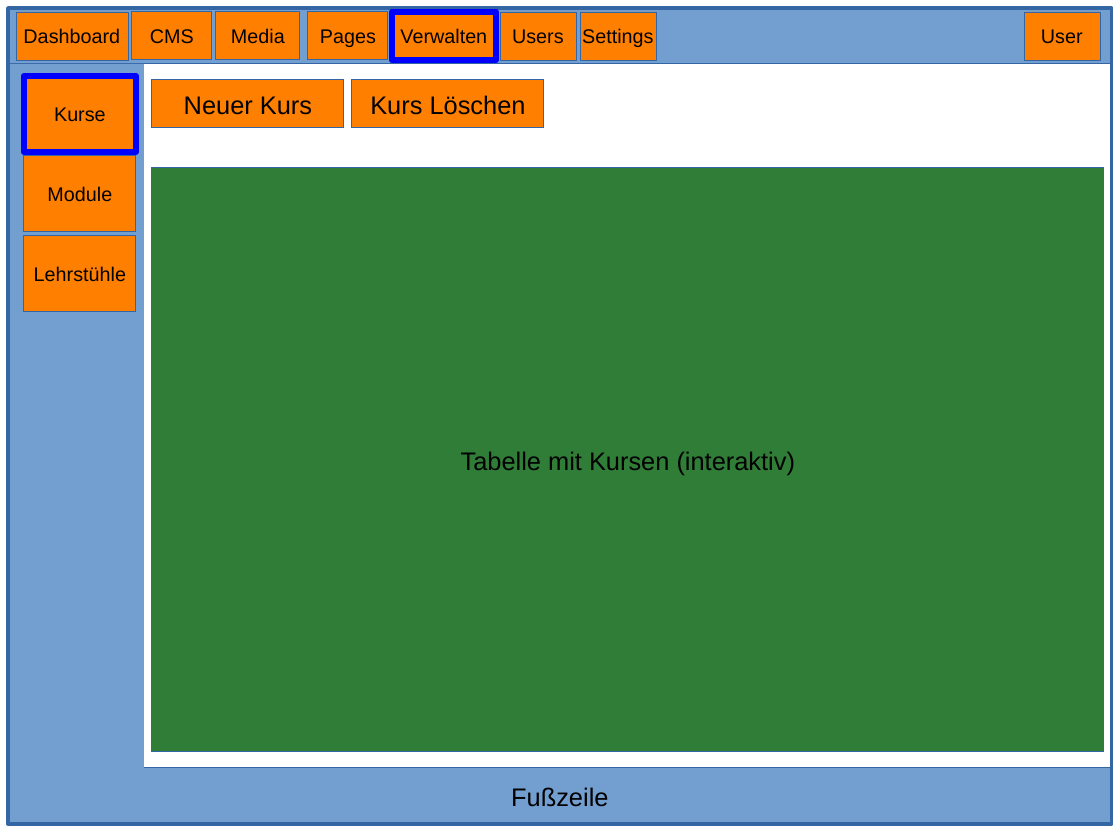
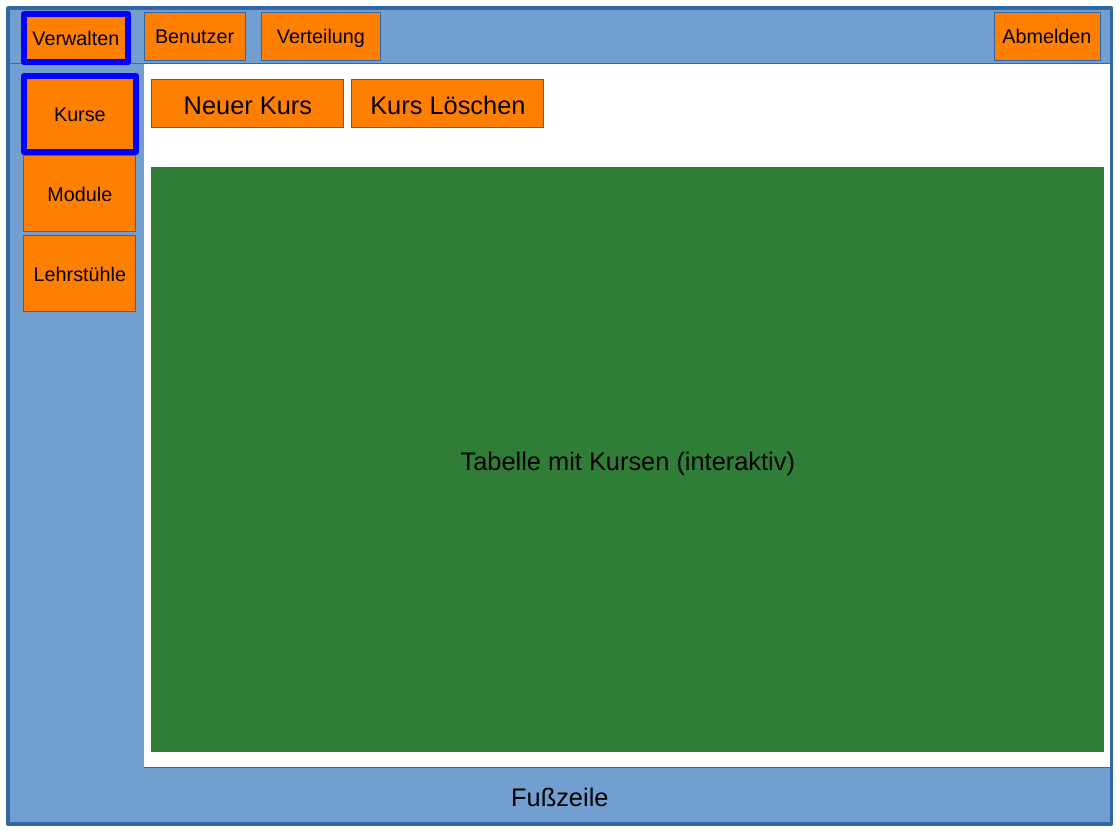
Before and after one commit to BWolfJena/BWolf, a slide deck: slide 3 of Backend MockUps.pptx. Drawn at 1120x840 pixels with LibreOffice and Linux fonts; fonts in the diff are those of the drawing. Boxes give left, top, right and bottom in pixels: in the first picture for what was removed or moved away, otherwise in the second. Text is boxed around its words. In the diff, an @@ line names an element or a change of style, - is before the commit and + after.

```diff
--- a/Backend MockUps.pptx
+++ b/Backend MockUps.pptx
@@ freeform shape removed at [16,12,128,60] @@
-Dashboard
@@ freeform shape "Verwalten": place and size @@
-freeform shape "Verwalten" at [392,12,496,60]
+freeform shape "Verwalten" at [24,14,128,62]
@@ freeform shape removed at [132,12,212,60] @@
-CMS
@@ freeform shape added at [144,12,246,60], fill #FF7F00, outline #3465A4 0.51 pt, 14 pt, text #000000 @@
+Benutzer
@@ freeform shape removed at [216,12,301,60] @@
-Media
@@ freeform shape added at [261,12,380,60], fill #FF7F00, outline #3465A4 0.51 pt, 14 pt, text #000000 @@
+Verteilung
@@ freeform shape removed at [308,12,388,60] @@
-Pages
@@ freeform shape removed at [500,12,576,60] @@
-Users
@@ freeform shape removed at [580,12,657,60] @@
-Settings
@@ freeform shape "Abmelden": place and size @@
-freeform shape "Abmelden" at [1024,12,1101,60]
+freeform shape "Abmelden" at [994,12,1100,60]
@@ text in freeform shape at [1002,28,1091,44]: text changed @@
-User
+Abmelden
```
Also in this commit, not shown: 1 other slide changed, 2 slides added, 2 slides removed, 30 other files.
